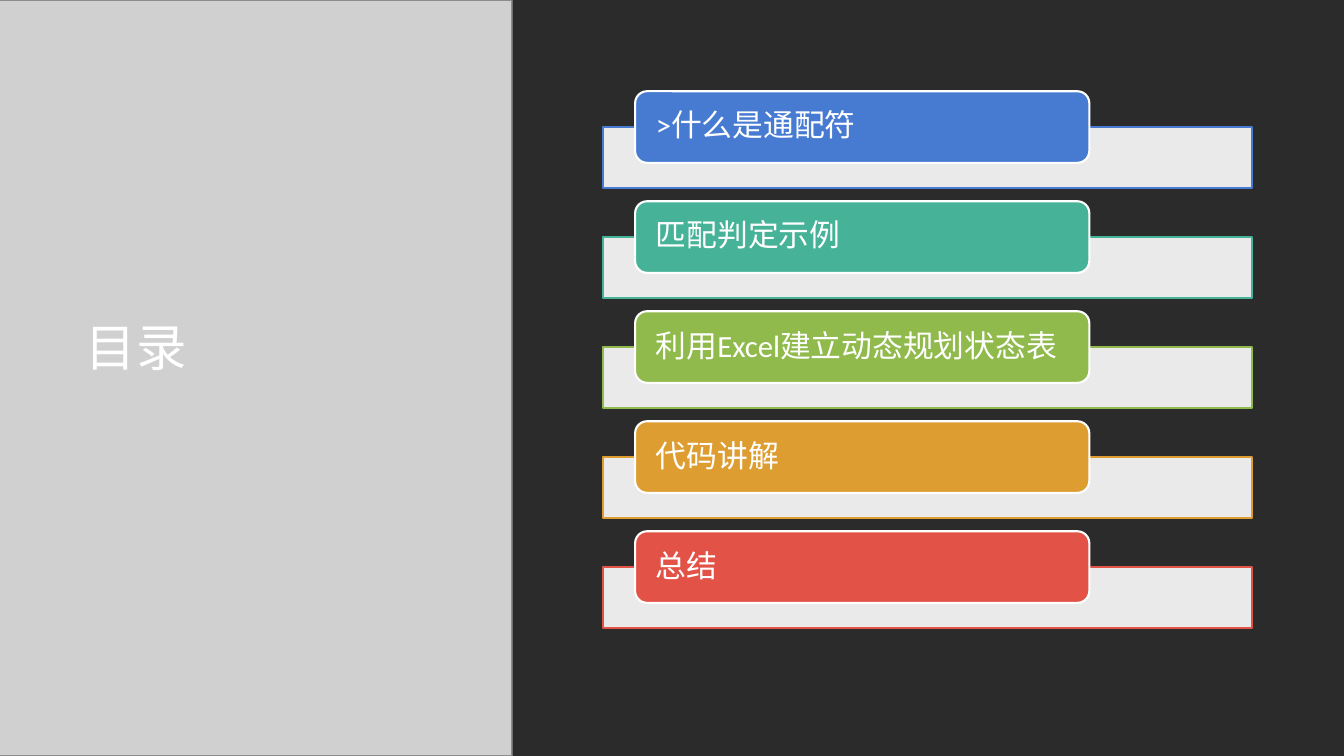
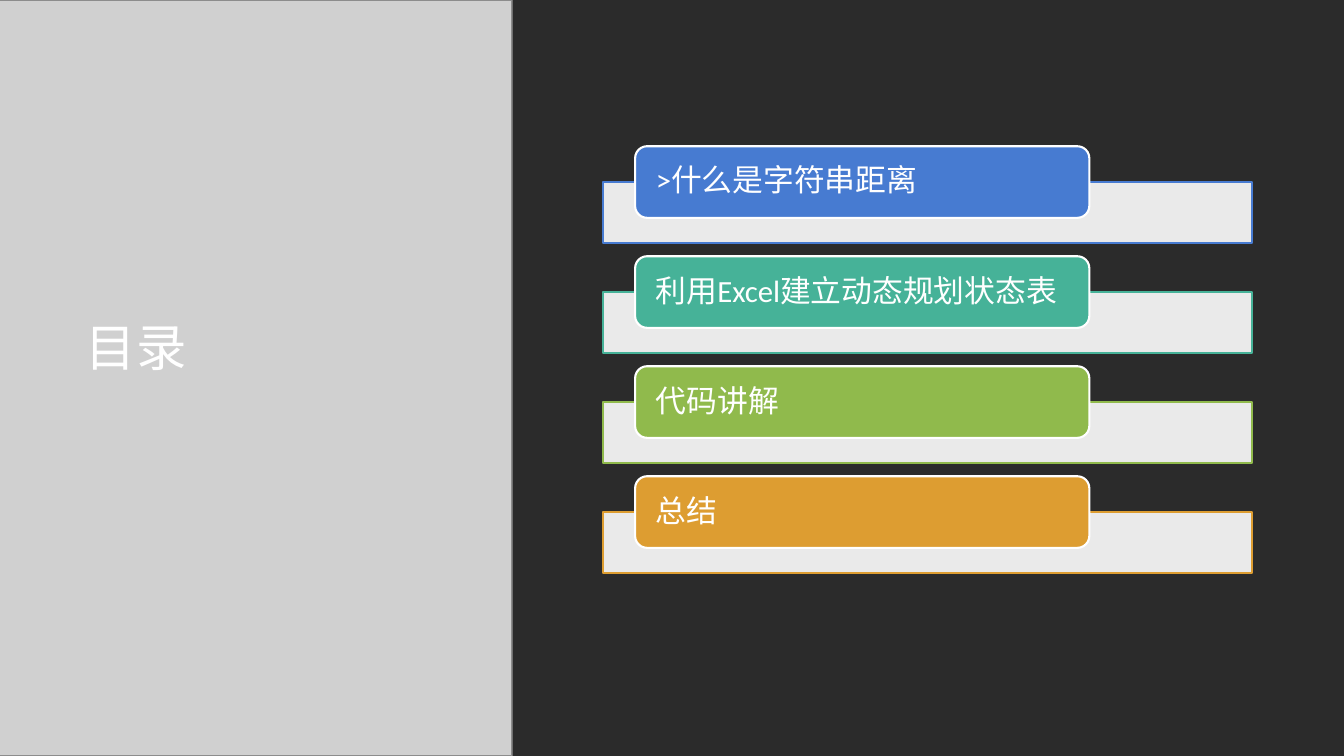
Before and after one commit to oneminute/leetcode, a slide deck: slide 2 of problems/edit-distance/sol01.pptx. Drawn at 1344x756 pixels with LibreOffice and Linux fonts; fonts in the diff are those of the drawing; grey boxes stand for pictures; background and template pictures are left out; a plain dark background stands for a picture behind light text. Boxes give left, top, right and bottom in pixels: in the first picture for what was removed or moved away, otherwise in the second. Text is boxed around its words. In the diff, an @@ line names an element or a change of style, - is before the commit and + after.

```diff
--- a/problems/edit-distance/sol01.pptx
+++ b/problems/edit-distance/sol01.pptx
@@ text at [656,166,917,194]: text changed @@
->什么是通配符
+>什么是字符串距离
@@ text removed at [656,220,840,249] @@
-匹配判定示例
@@ 4 rounded rectangles, 4 rectangles: place and size @@
-4 rounded rectangles, 4 rectangles at [603,92,1252,518]
+4 rounded rectangles, 4 rectangles at [603,146,1252,574]
@@ 3 texts: place and size @@
-3 texts at [656,331,1057,580]
+3 texts at [656,276,1057,525]
@@ rounded rectangle removed at [635,531,1090,603] @@
@@ rectangle removed at [603,568,1252,629] @@
```
Also in this commit, not shown: 5 other slides changed, 2 slides added, 12 slides removed, 6 other files.
